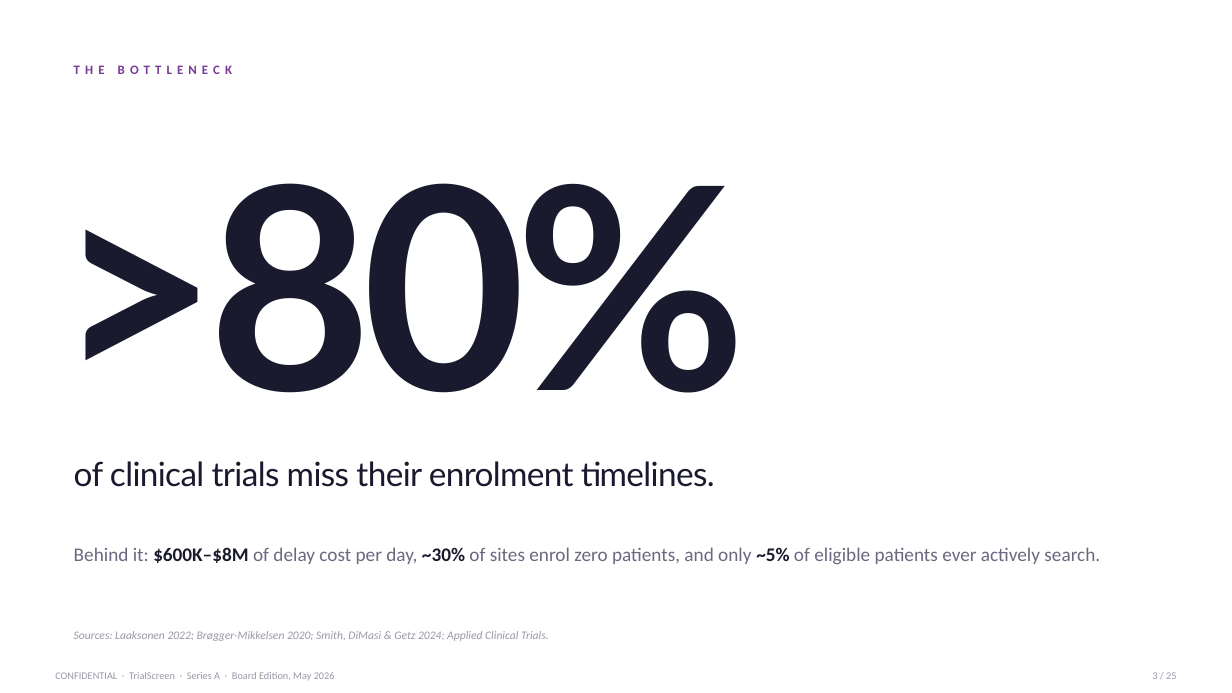
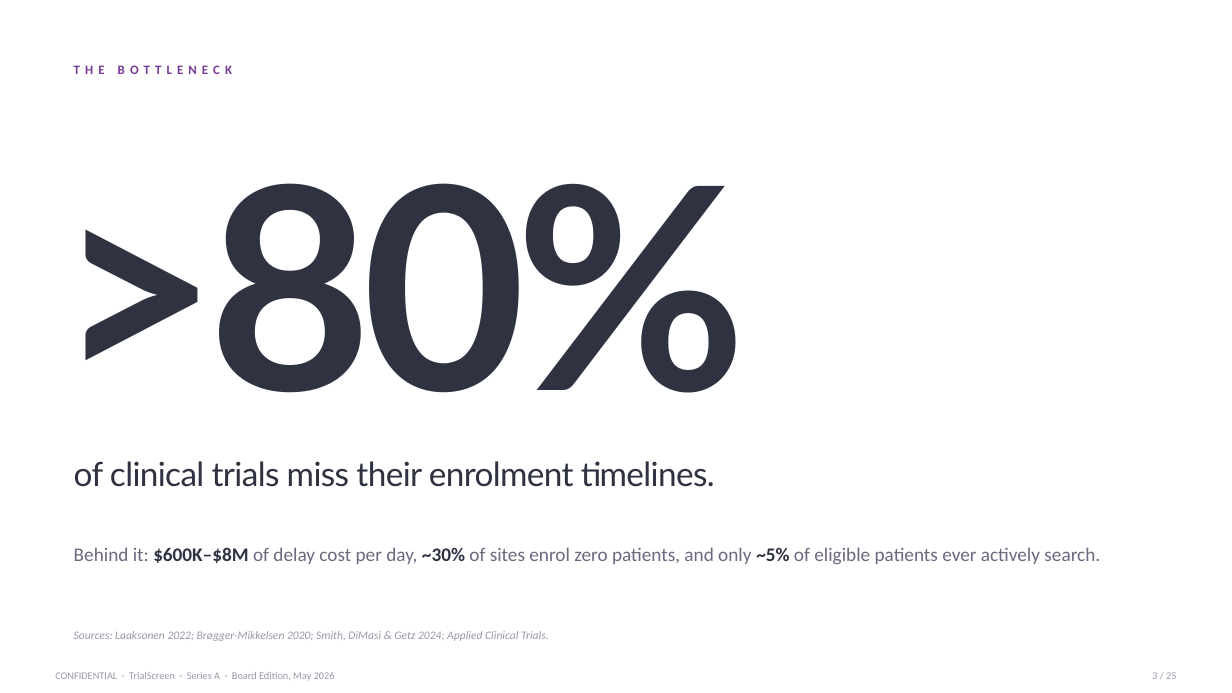
Before and after one commit to akamu47/trialscreen-board-pack, a slide deck: slide 3 of documents/TrialScreen_SeriesA_Deck.pptx. Drawn at 1232x693 pixels with LibreOffice and Linux fonts; fonts in the diff are those of the drawing. Boxes give left, top, right and bottom in pixels: in the first picture for what was removed or moved away, otherwise in the second. Text is boxed around its words. In the diff, an @@ line names an element or a change of style, - is before the commit and + after.

```diff
--- a/documents/TrialScreen_SeriesA_Deck.pptx
+++ b/documents/TrialScreen_SeriesA_Deck.pptx
@@ text ">80%" at [55, 183, 746, 393]: text colour #1A1A2E to #2F3241 @@
@@ text "of clinical trials miss their ..." at [74, 461, 715, 487]: text colour #1A1A2E to #2F3241 @@
@@ text "Behind it: $600K–$8M of delay ..." at [74, 547, 1100, 565]: text colour #1A1A2E to #2F3241 in "$600K–$8M ~30% ~5%" @@
```
Also in this commit, not shown: 24 other slides changed, 1 other file.
